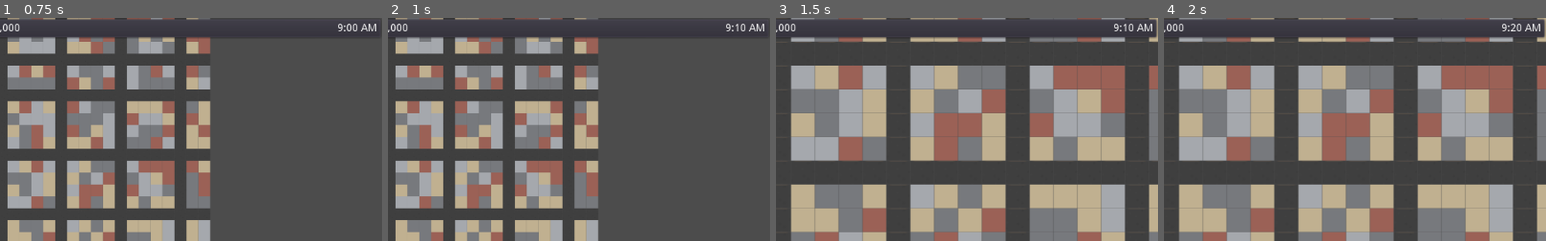
Above: before the commit, frames 1-4 (left to right).
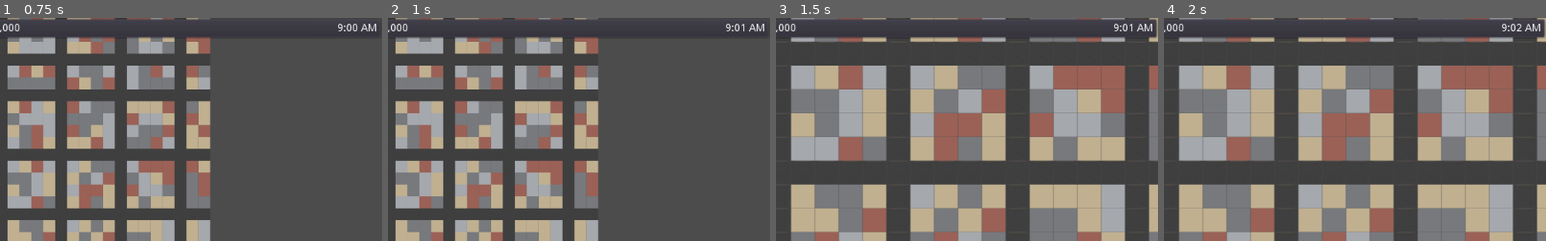
Above: after the commit, the same moments.

Repository: rachd/SuperheroDispatcher2.0
Game: Godot game, scene res://MapContainer/MapContainer.tscn
The game is run twice, just before and just after one commit, with the same random seed, the same clock (stepped at 60 frames per second) and the same inputs.
Inputs (mouse positions are % of the whole screen's width and height, from its top left):
- Up to frame 1 (0.75 s): tap Enter at 0.5 s; move the mouse to (2, 38) at 0.52 s; hold D (right) from 0.53 s (still down); hold Mouse wheel down (wheel_down) from 0.53 s (still down); click (2, 38) at 0.67 s
- Up to frame 2 (1 s): keep holding D (right); keep holding Mouse wheel down (wheel_down)
- Up to frame 3 (1.5 s): tap Space at 1.25 s; move the mouse to (13, 49) at 1.27 s; release D (right) at 1.28 s; release Mouse wheel down (wheel_down) at 1.28 s; hold S (down) from 1.28 s (still down); tap Mouse wheel up (wheel_up) at 1.35 s; click (13, 49) at 1.42 s
- Up to frame 4 (2 s): keep holding S (down)
The pictures show only the part of the screen within x 50-100%, y 0-50%; the shares and areas given below are measured in that part.

Frame 1 is identical in both runs. In frame 2, less than 0.1% of the frame differs, in the area x 90-94%, y 2-6%; in frame 3, less than 0.1%; in frame 4, less than 0.1%.

Commit message:
fix movement bugs with viewport variability

Diff:
--- a/MapContainer/Map/TileMap.gd
+++ b/MapContainer/Map/TileMap.gd
@@ -134,5 +134,5 @@
 
 func _input(event):
 	if event is InputEventMouseButton and event.button_index == BUTTON_LEFT and event.pressed:
-		var target_tile = world_to_map(event.position)
+		var target_tile = world_to_map(get_global_mouse_position())
 		emit_signal("map_clicked", map_to_world(target_tile))
--- a/MapContainer/MapContainer.gd
+++ b/MapContainer/MapContainer.gd
@@ -15,13 +15,10 @@
 	var hours = time / 100
 	var hoursString = str(12 if hours % 12 == 0 else hours % 12)
 	var minutes = time % 100
-	var minutesString = str(minutes)
-	if minutes == 0:
-		minutesString = "00"
 	var amPm = "AM"
 	if hours >= 12:
 		amPm = "PM"
-	return hoursString + ":" + minutesString + " " + amPm
+	return "%s:%02d %s" % [hoursString, minutes, amPm]
 
 func _formatMoney(amount):
 	var money = ""
@@ -37,7 +34,7 @@
 		time -= 50
 		time += 100
 	else:
-		time += 10
+		time += 1
 
 	if time == 1700:
 		emit_signal("end_of_day")
@@ -46,4 +43,3 @@
 
 func _on_Hero_info(hero):
 	$CanvasLayer4/PanelContainer/RightPanel.display_hero(hero.id)
-	$Map._on_Hero_clicked(hero)
